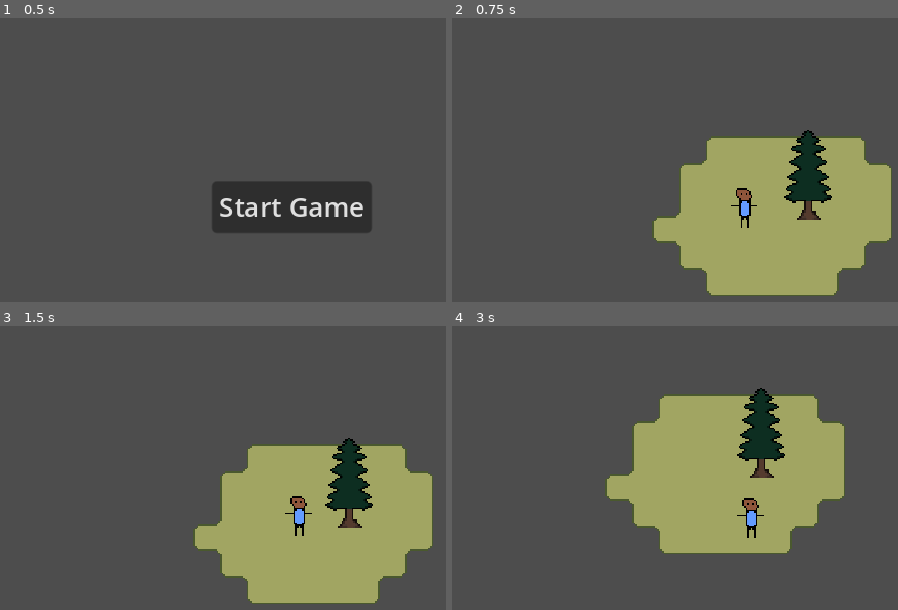
Above: before the commit, frames 1-4 (two rows, left to right).
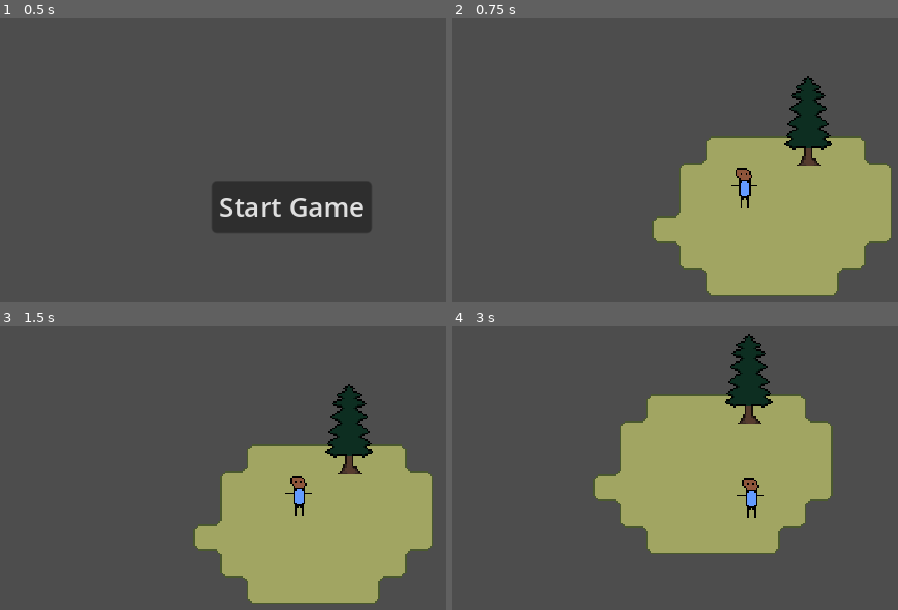
Above: after the commit, the same moments.

Repository: StormLight14/nightfall-mirror
Game: Godot game, scene res://menus/main/main_menu.tscn
The game is run twice, just before and just after one commit, with the same random seed, the same clock (stepped at 60 frames per second) and the same inputs.
Inputs:
- Up to frame 1 (0.5 s): no input
- Up to frame 2 (0.75 s): click "Start Game" at 0.5 s
- Up to frame 3 (1.5 s): tap Enter at 1.25 s; hold D (right) from 1.28 s (still down)
- Up to frame 4 (3 s): release D (right) at 2.03 s; hold S (down) 2.03-2.78 s; hold D (right) from 2.78 s (still down)

Frame 1 is identical in both runs. In frame 2, 3.6% of the frame differs, in the area x 62-86%, y 20-74%; in frame 3, 3.6%; in frame 4, 7.4%, in the area x 31-89%, y 2-81%.

Commit message:
fix y-sort; decrease player and tree collision sizes

Diff:
--- a/entities/player/player.tscn
+++ b/entities/player/player.tscn
@@ -5,21 +5,21 @@
 
 [sub_resource type="CapsuleShape2D" id="CapsuleShape2D_ewl3r"]
 radius = 4.0
-height = 20.0
+height = 14.0
 
 [node name="Player" type="CharacterBody2D"]
-y_sort_enabled = true
 collision_layer = 4
 script = ExtResource("1_sb3re")
 
 [node name="Sprite2D" type="Sprite2D" parent="."]
 texture = ExtResource("2_gmty6")
-
-[node name="CollisionShape2D" type="CollisionShape2D" parent="."]
-position = Vector2(0, 2)
-shape = SubResource("CapsuleShape2D_ewl3r")
+offset = Vector2(0, -12)
 
 [node name="Camera2D" type="Camera2D" parent="."]
 process_callback = 0
 position_smoothing_enabled = true
 position_smoothing_speed = 7.0
+
+[node name="CollisionShape2D" type="CollisionShape2D" parent="."]
+position = Vector2(0, -7)
+shape = SubResource("CapsuleShape2D_ewl3r")
--- a/scenes/main/island.tscn
+++ b/scenes/main/island.tscn
@@ -109,8 +109,11 @@
 
 [node name="LevelLighting" type="CanvasModulate" parent="."]
 
-[node name="Tree" parent="." instance=ExtResource("5_f4vhq")]
+[node name="Objects" type="Node2D" parent="."]
+y_sort_enabled = true
+
+[node name="Player" parent="Objects" instance=ExtResource("1_7ld21")]
+position = Vector2(7, 11)
+
+[node name="Tree" parent="Objects" instance=ExtResource("5_f4vhq")]
 position = Vector2(46, -14)
-
-[node name="Player" parent="." instance=ExtResource("1_7ld21")]
-position = Vector2(7, 11)
--- a/scenes/objects/trees/tree.tscn
+++ b/scenes/objects/trees/tree.tscn
@@ -3,15 +3,15 @@
 [ext_resource type="Texture2D" uid="uid://bysx5ea3q23g3" path="res://scenes/objects/trees/pine1.png" id="1_yo22k"]
 
 [sub_resource type="CapsuleShape2D" id="CapsuleShape2D_3g54j"]
-radius = 11.0
-height = 32.0
+radius = 5.0
+height = 16.0
 
 [node name="Tree" type="StaticBody2D"]
-y_sort_enabled = true
 
 [node name="Sprite2D" type="Sprite2D" parent="."]
 texture = ExtResource("1_yo22k")
+offset = Vector2(0, -32)
 
 [node name="CollisionShape2D" type="CollisionShape2D" parent="."]
-position = Vector2(0, 16)
+position = Vector2(0, -8)
 shape = SubResource("CapsuleShape2D_3g54j")
